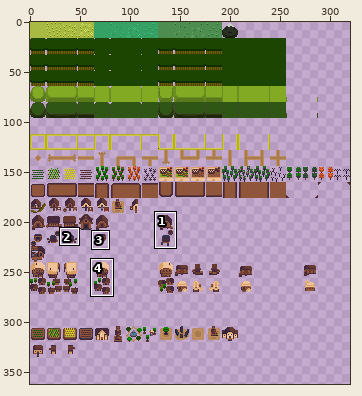
Sprite sheet -- ericsprites.png. The picture above shows the old version from afar; the outline marks the close-up.
Close-up. As it was:
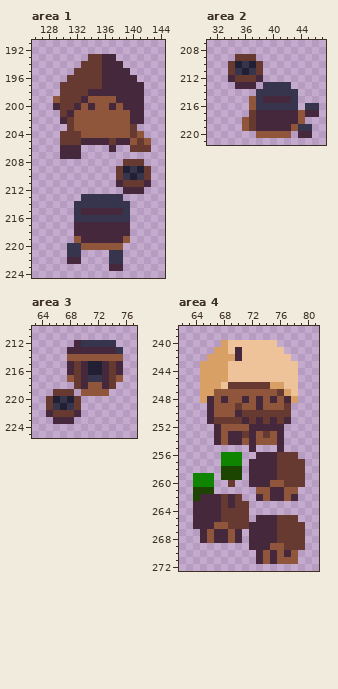
The file is 320x640 pixels. Shown: area 1: x 126..144, y 191..224; area 2: x 31..47, y 207..221; area 3: x 63..77, y 210..225; area 4: x 62..81, y 238..272. The wide view leaves out empty margins. The commit also changed other parts of the picture, which this record leaves out.
The same view after the edit:
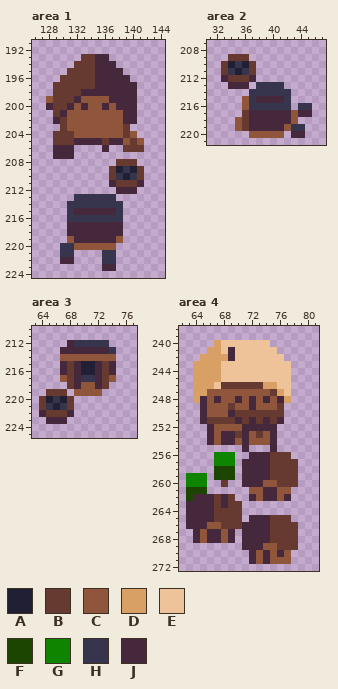
Palette (. is transparent): A #211f34  B #663931  C #8f563b  D #d9a066  E #eec39a  F #1b4500  G #0f8400  H #37354d  J #45283c
The exact change:
Changed rows in their new state; - is an unchanged pixel.
Area 1:
first column x 128:
193 -----B-J-.-----
194 ----B--J--.----
195 ---B---J---.---
196 --B----J----.--
197 -B-----J-----.-
198 -B---J-------.-
199 CB--JC---J---.-
200 JB-JCJC-JCJ--.-
201 -BJC-------J-.-
202 -JBC-------J-.-
203 --BC-------B.--
204 -B--C------BC.-
205 -B--J---BJ-CBC.
206 -J--.---J.-B--.
207 -J--.----------
208 ----------B--.-
209 ---------BAHAB.
210 ---------BHAHB.
211 ---------JB--J.
212 ----------J--.-
213 ----H-----.----
214 ---H-------.---
215 ---HJ-----H.---
216 ---H-------.---
217 ---J-------.---
218 ---J-------.---
219 ---CJ-----C.---
220 --H-C-----.----
221 --H-.---H-.----
222 --J-.---H-.----
223 --------J-.----
Area 2:
first column x 33:
209 -B--.---------
210 BAHAB.--------
211 BHAHB.--------
212 JB--J.--------
213 -J--.H---.----
214 ----H-----.---
215 ---CHJ---H.---
216 ---CH-----.H-.
217 ---BJ-----CJ-.
218 --CBJ-----C.--
219 --CBJ----CH-.-
220 ----C----.J-.-
Area 3:
first column x 64:
212 ----JH----.-
213 ---J------H.
214 ---C-------.
215 ---JBJA-JBJ.
216 ---JBJA-JBJ.
217 ---CBJH-JBC.
218 ----BJC-JB.-
219 -B--.C---.--
220 BAHAB.------
221 BHAHB.------
222 JB--J.------
223 -J--.-------
Area 4:
first column x 63:
240 ----DE------.----
241 ---D-EJE-----.---
242 --D---JE------.--
243 -D---E---------.-
244 -D---E---------.-
245 -D---E---------.-
246 -D--EB-----D-E-.-
247 -D-C--------BDE.-
248 -DJCJC-JCJCJCJD.-
249 --JC--BC-JC--B.--
250 --JC--JB------.--
251 --JB---JBJBJBJ.--
252 ---JC---J----.---
253 ---JCJ-BJCBCJ.---
254 ---JCJ-CJC--J.---
255 --------J.--J.---
256 ----G--.-J--B--.-
257 ----G--.J---B---.
258 ----F--.J---B---.
259 G--.F--.J---B---.
260 G--.-B.-J--C-B--.
261 F--.-----C-J-C-.-
262 FJ--BJB.-JCJ-CJ.-
263 J---BJB-.--------
264 J---B---.--------
265 J---B---.J--B--.-
266 J--C-B--J---B---.
267 -JCJ-CJ.J---B---.
268 -JCJ-CJ.J---B---.
269 --------J--C-B--.
270 ---------JCJCJC.-
271 ---------JCJC--.-
Boxes around the changes in both close-ups, in picture pixels (x1, y1, x2, y2):
changed: (46, 54, 151, 271)
changed: (221, 54, 319, 138)
changed: (39, 340, 123, 424)
changed: (186, 340, 305, 564)
